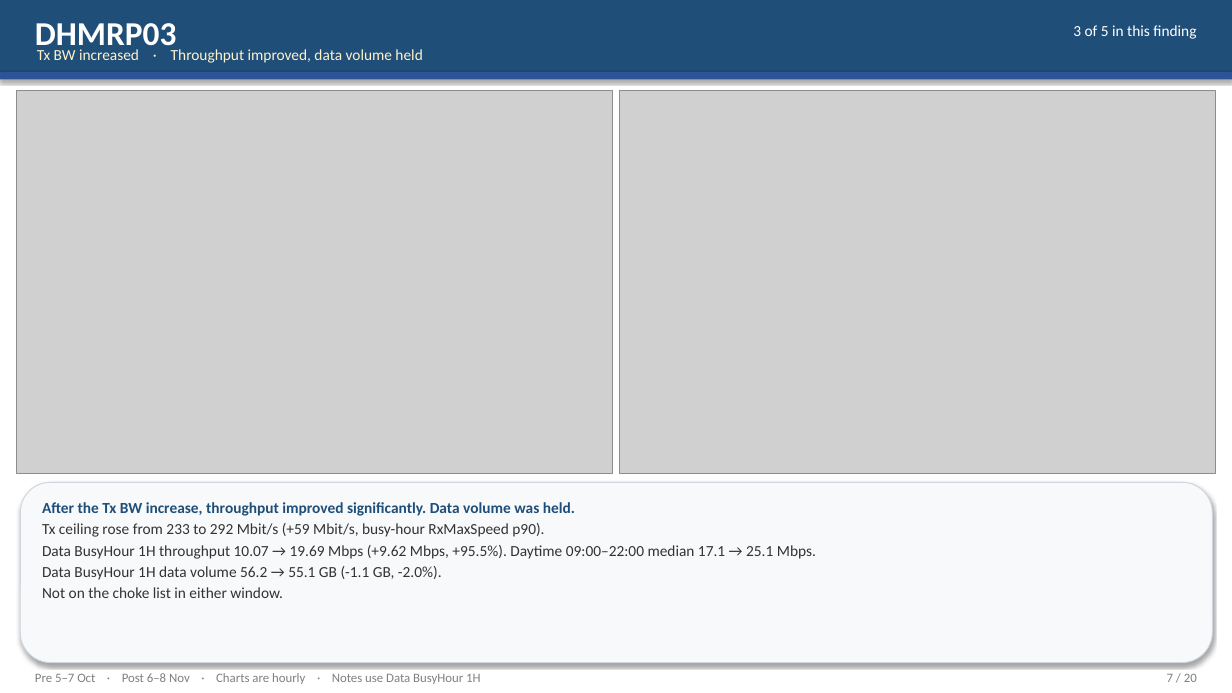
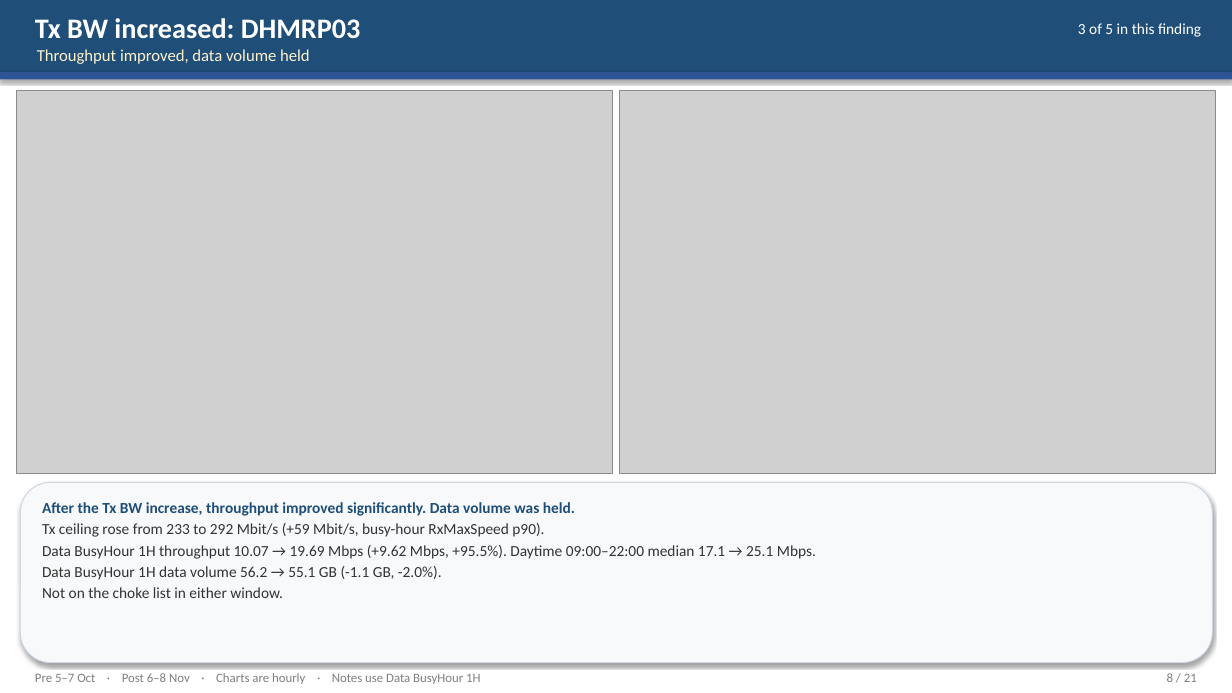
Before and after one commit to miles4482/Transport-Network-KPI-Check, a slide deck: slide 8 of Comparison_v1_Findings_5Oct_vs_6Nov.pptx (slide 7 before the commit). Drawn at 1232x693 pixels with LibreOffice and Linux fonts; fonts in the diff are those of the drawing; grey boxes stand for pictures. Boxes give left, top, right and bottom in pixels: in the first picture for what was removed or moved away, otherwise in the second. Text is boxed around its words. In the diff, an @@ line names an element or a change of style, - is before the commit and + after.

```diff
--- a/Comparison_v1_Findings_5Oct_vs_6Nov.pptx
+++ b/Comparison_v1_Findings_5Oct_vs_6Nov.pptx
@@ text at (35, 18, 361, 38): text changed; size 26 to 22 pt @@
-DHMRP03
+Tx BW increased: DHMRP03
@@ text "3 of 5 in this ...": place and size @@
-text "3 of 5 in this ..." at (1073, 25, 1196, 39)
+text "3 of 5 in this ..." at (1078, 23, 1201, 37)
@@ text at (37, 49, 310, 64): text changed; size 12 to 13 pt @@
-Tx BW increased · Throughput improved, data volume held
+Throughput improved, data volume held
@@ text at (1167, 673, 1197, 682): text changed @@
-7 / 20
+8 / 21
```
Also in this commit, not shown: 19 other slides changed, 1 slide added, 1 other file.
